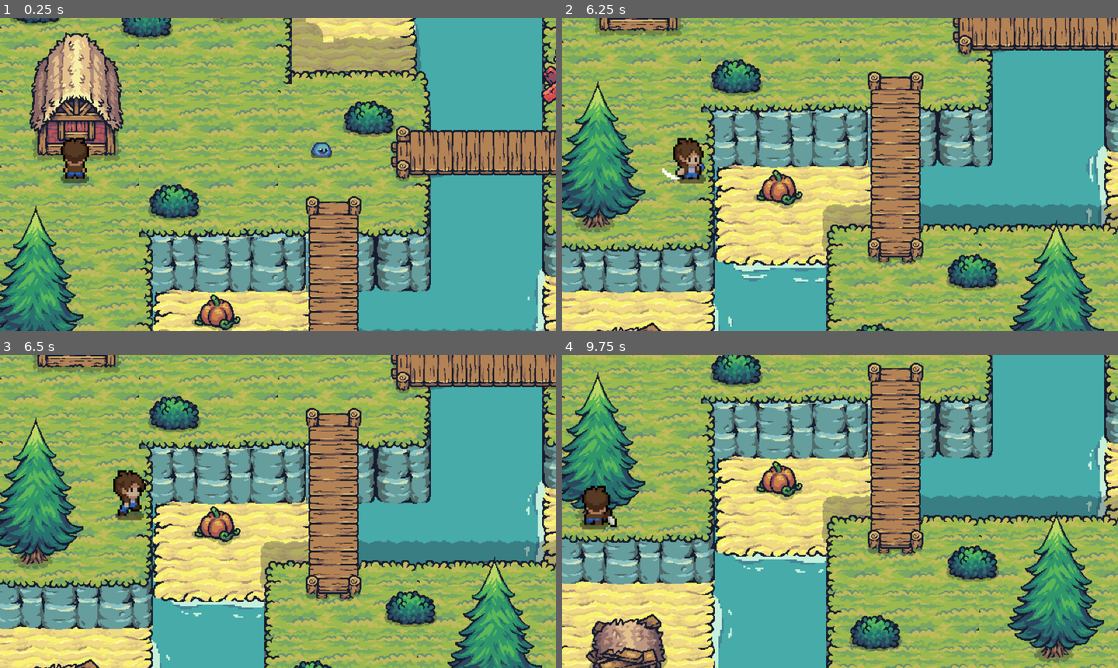
Above: before the commit, frames 1-4 (two rows, left to right).
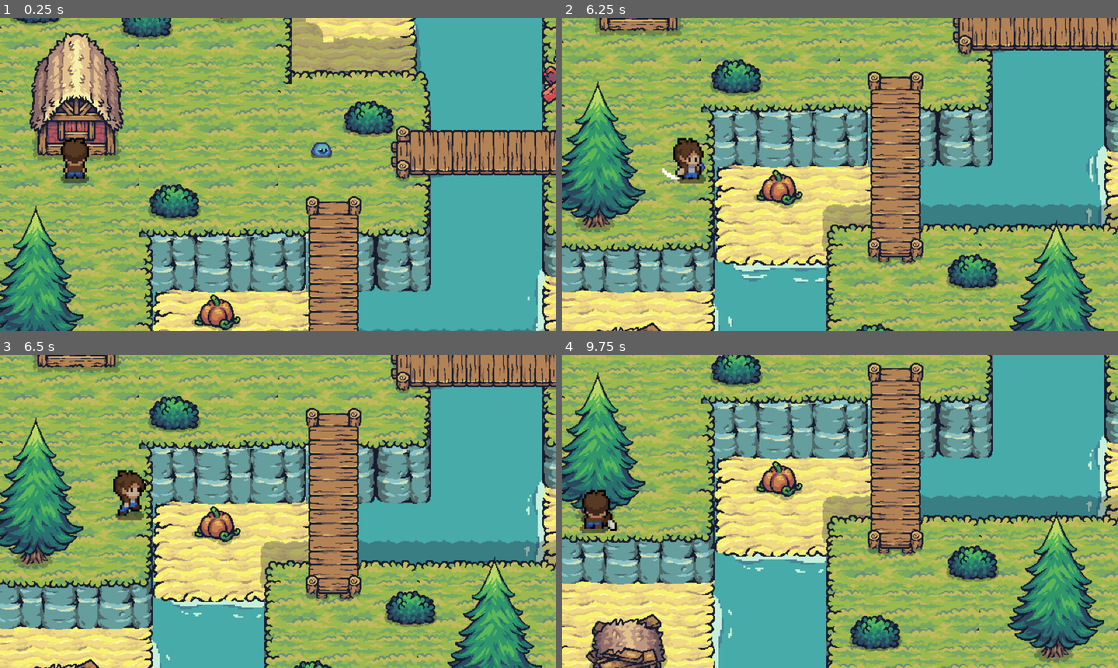
Above: after the commit, the same moments.

Repository: bujoldzack/Dungeon-Heart
Game: Godot game, scene res://scenes/level_1.tscn
Two runs of this game, one before a commit and one after it. Both use one fixed random seed, a clock stepped at 60 frames per second and the inputs below. The project has no main scene, so this scene is started directly.
Inputs:
- Up to frame 1 (0.25 s): no input
- Up to frame 2 (6.25 s): hold D (move_right) 0.53-1.28 s; tap Space (attack) every 0.75 s from 0.6 to 5.85 s; hold S (move_down) 1.28-2.03 s; hold D (move_right) 2.03-2.78 s; hold W (move_up) 2.78-3.53 s; hold A (move_left) 3.53-5.03 s; hold S (move_down) 5.03-5.78 s; hold D (move_right) from 5.78 s (still down)
- Up to frame 3 (6.5 s): keep holding D (move_right)
- Up to frame 4 (9.75 s): release D (move_right) at 6.53 s; hold W (move_up) 6.53-7.28 s; tap Space (attack) every 0.75 s from 6.6 to 9.6 s; hold D (move_right) 7.28-8.03 s; hold S (move_down) 8.03-8.78 s; hold A (move_left) 8.78-9.53 s; hold W (move_up) from 9.53 s (still down)

Frames 1-3 are identical in both runs. In frame 4, 0.5% of the frame differs, in the area x 3-10%, y 41-57%.
Error after the commit: Invalid assignment of property or key 'value' with value of type 'int' on a base object of type 'null instance'. (res://scripts/Slime)

Commit message:
new scripts & scripts update

Diff:
--- a/scripts/Global.gd
+++ b/scripts/Global.gd
@@ -1,3 +1,4 @@
 extends Node
 
 var player_current_attack = false
+var coins = 0
--- a/scripts/Slime Enemy.gd
+++ b/scripts/Slime Enemy.gd
@@ -6,8 +6,9 @@
 @onready var slime = $AnimatedSprite2D
 @onready var damage_cooldown = $"Damage Cooldown"
 @onready var death = $Death
+@onready var damage_flash = $"Damage Flash"
 
-var health = 100
+var health = 40
 var player_range = false
 var take_damage = true
 var alive = true
@@ -16,8 +17,8 @@
 	set_process(true)
 
 func _physics_process(delta):
-
 	deal_damage()
+	update_health()
 
 	if target and alive == true:
 		var direction = (target.global_position - global_position).normalized()
@@ -63,15 +64,36 @@
 	if player_range and Global.player_current_attack == true and take_damage == true:
 		health = health - 20
 		take_damage = false
+		damage_flash.play("damage")
 		damage_cooldown.start()
 		print('slime health: ', health)
-		if health <= 0:
+		if health <= 0: # Death(
+			Global.coins += generate_random_number()
+			print(Global.coins)
 			alive = false
 			slime.play('death')
 			death.start()
 
 func _on_damage_cooldown_timeout():
+	damage_flash.stop()
 	take_damage = true
 
 func _on_death_timeout():
 	self.queue_free()
+
+func update_health():
+	var healthbar = $Healthbar
+	healthbar.value = health
+	if health >= 40:
+		healthbar.visible = false
+	else:
+		healthbar.visible = true
+
+func generate_random_number():
+	var random_number = randf()
+	if random_number < 0.5:
+		return 0
+	elif random_number < 0.65:
+		return 1
+	else:
+		return 2
--- /dev/null
+++ b/scripts/level_1.gd
@@ -0,0 +1,12 @@
+extends Node2D
+
+@onready var slime_spawner = $SlimeSpawner
+var enemy_slime = preload("res://scenes/slime_enemy.tscn")
+@onready var slime = $Slime
+
+# Called every frame. 'delta' is the elapsed time since the previous frame.
+func _process(delta):
+	pass
+
+func _on_slime_spawner_timeout():
+	pass
--- a/scripts/main_character.gd
+++ b/scripts/main_character.gd
@@ -8,7 +8,9 @@
 @onready var anim = $AnimatedSprite2D
 @onready var cooldown = $Cooldown
 @onready var attack_cooldown = $"Attack Cooldown"
+@onready var damage_animation = $DamageAnimation
 
+var max_slime = 5
 var enemy_attack_range = false
 var enemy_attack_cooldown = true
 var health = 100
@@ -103,6 +105,7 @@
 func enemy_attack():
 	if enemy_attack_range and enemy_attack_cooldown == true:
 		health = health - 5
+		damage_animation.play("damage")
 		enemy_attack_cooldown = false
 		cooldown.start()
 		print(health)
@@ -126,6 +129,7 @@
 
 func _on_cooldown_timeout():
 	enemy_attack_cooldown = true
+	damage_animation.stop()
 
 func _on_attack_cooldown_timeout():
 	attack_cooldown.stop()
--- /dev/null
+++ b/scripts/main_menu.gd
@@ -0,0 +1,14 @@
+extends Node
+
+@onready var main_camera = $MainCamera
+var camera_speed = 10
+
+# Called when the node enters the scene tree for the first time.
+func _ready():
+	pass # Replace with function body.
+
+# Called every frame. 'delta' is the elapsed time since the previous frame.
+func _process(delta):
+	var current_position = main_camera.global_position
+	current_position.x += camera_speed * delta
+	main_camera.global_position = current_position
